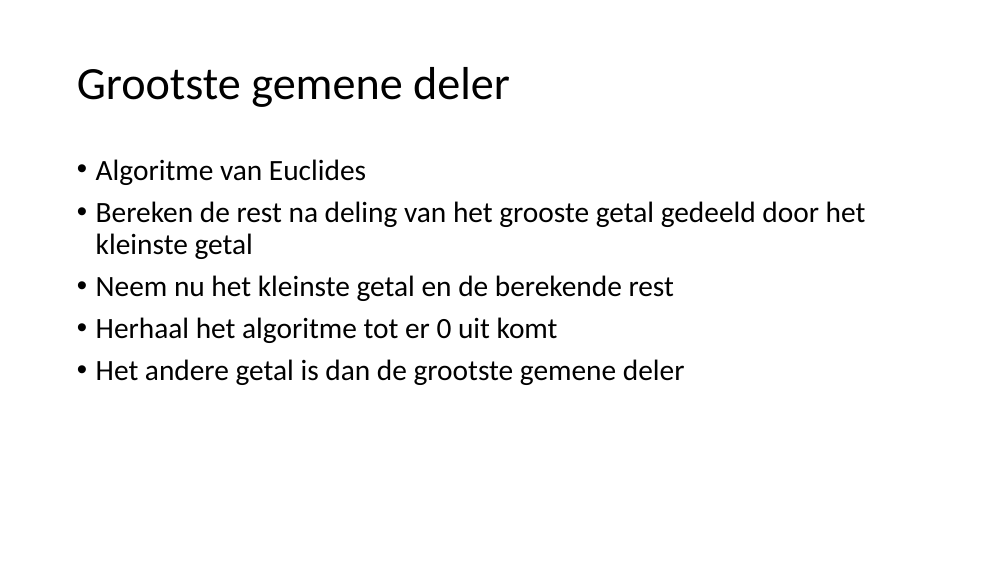
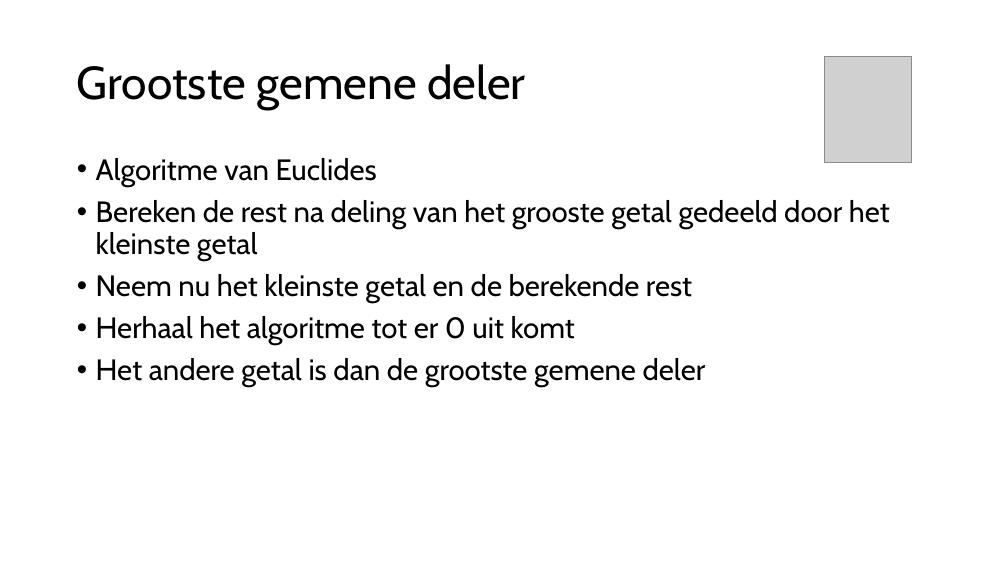
Before and after one commit to hanzetechnasium/geheim, a slide deck: slide 21 of Technasium-Dag-2-Presentatie-2-Python While en ggd.pptx. Drawn at 1008x567 pixels with LibreOffice and Linux fonts; fonts in the diff are those of the drawing; grey boxes stand for pictures; background and template pictures are left out. Boxes give left, top, right and bottom in pixels: in the first picture for what was removed or moved away, otherwise in the second. Text is boxed around its words. In the diff, an @@ line names an element or a change of style, - is before the commit and + after.

```diff
--- a/Technasium-Dag-2-Presentatie-2-Python While en ggd.pptx
+++ b/Technasium-Dag-2-Presentatie-2-Python While en ggd.pptx
@@ title "Grootste gemene deler" at (77, 64, 525, 110): font Calibri to Cabin @@
@@ picture added at (824, 56, 912, 162) @@
@@ text "Algoritme van Euclides" at (96, 158, 890, 388): font Calibri to Cabin @@
```
Also in this commit, not shown: 22 other slides changed, 3 other files.
